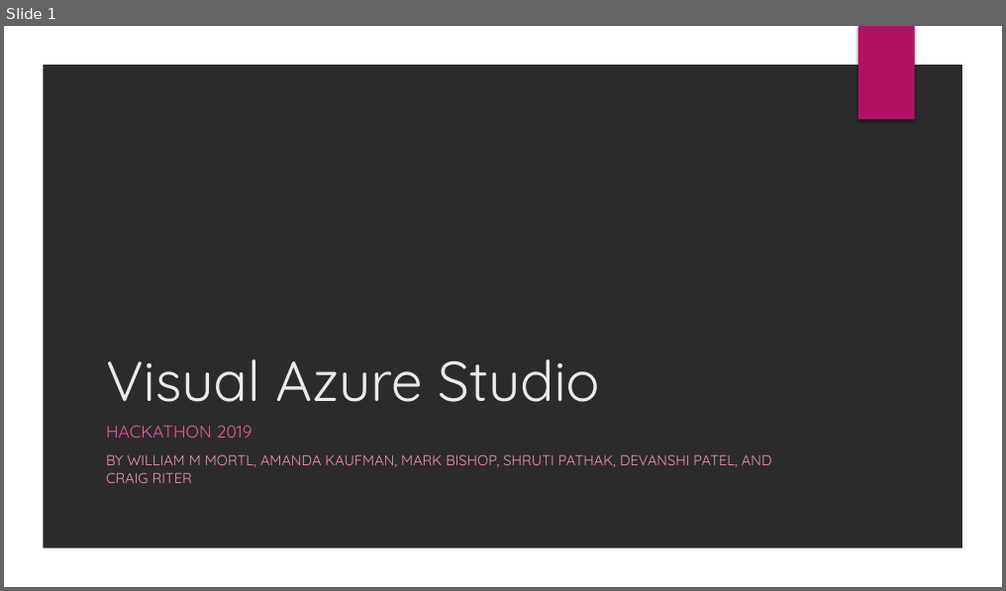
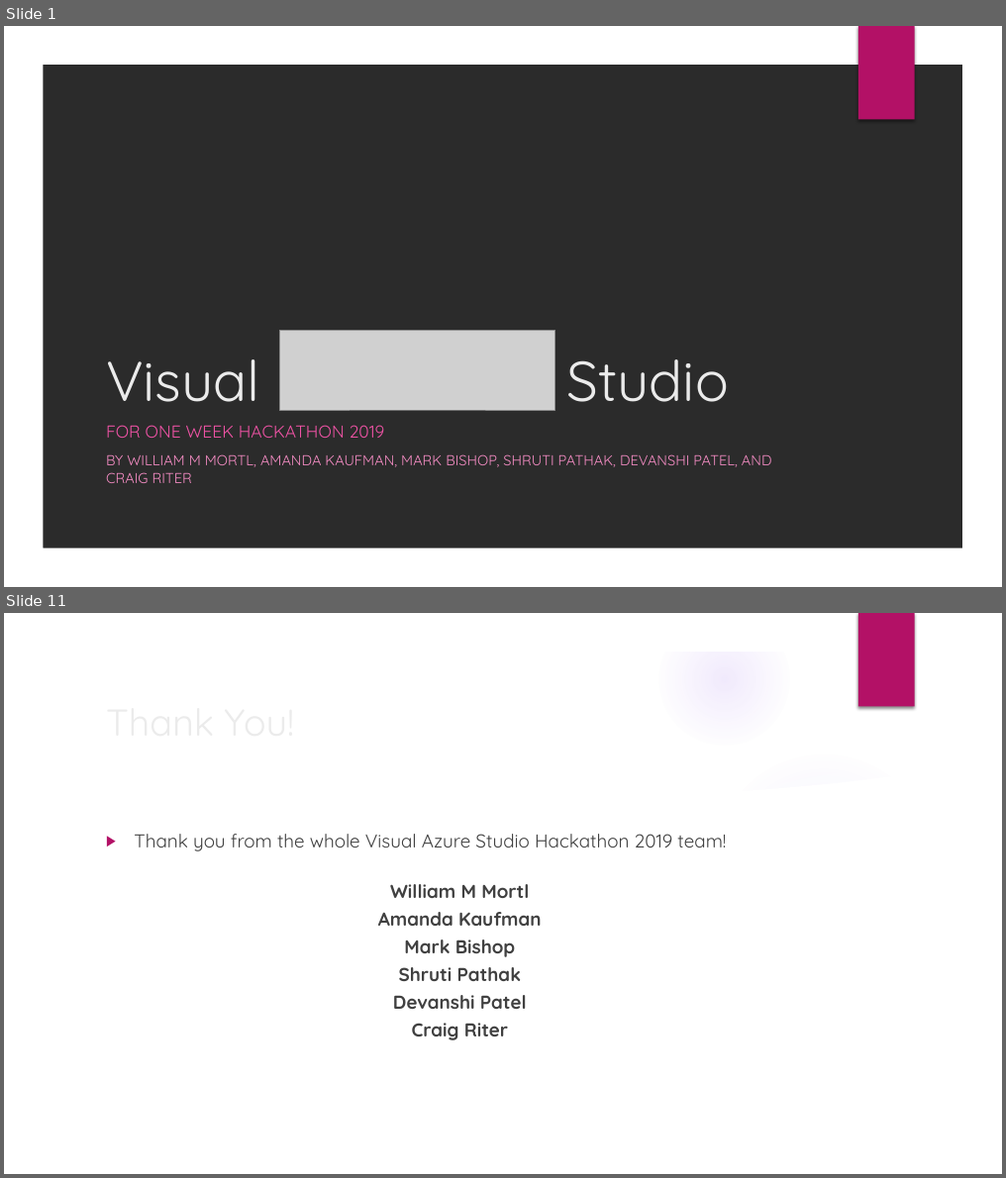
Before and after one commit to WilliamMortlMicrosoft/VisualAzureStudio, a slide deck: doc/VisualAzureStudio.pptx. Shown one above the other, each under a label of ours: slide 1 before the commit, slides 1 and 11 after it; the slides between them are not shown. The pictures are 1006x591 and 1006x1178 pixels, drawn with LibreOffice and Linux fonts; fonts in the diff are those of the drawing; grey boxes stand for pictures; background and template pictures are left out; a plain dark background stands for a picture behind light text. Boxes give left, top, right and bottom in pixels: in the first picture for what was removed or moved away, otherwise in the second. Text is boxed around its words. In the diff, an @@ line names an element or a change of style, - is before the commit and + after.

Commit message:
Shruti visio

```diff
--- a/doc/VisualAzureStudio.pptx
+++ b/doc/VisualAzureStudio.pptx
@@ slide 11 added at (4,613,1002,1174), background picture (left out); not listed: 2 template elements that a slide beside it also shows @@
@@ group added at (4,614,971,1174): 5 ellipses, 2 freeform shapes @@
@@ title added at (134,834,226,852), 36 pt, text #EBEBEB @@
+Thank You!
@@ text added at (231,834,726,1041), 18 pt, text #404040, bold @@
+▶ Thank you from the whole Visual Azure Studio Hackathon 2019 team!
+William M Mortl
+Amanda Kaufman
+Mark Bishop
+Shruti Pathak
+Devanshi Patel
+Craig Riter
@@ slide 1 changed as well @@
@@ picture added at (279,331,555,411) @@
@@ title at (106,360,728,402): text changed @@
-Visual Azure Studio
+Visual Studio
@@ subtitle at (106,425,385,438): text changed @@
-HACKATHON 2019
+FOR ONE WEEK HACKATHON 2019
```
Also in this commit, not shown: 9 other slides added, 1 other file.
